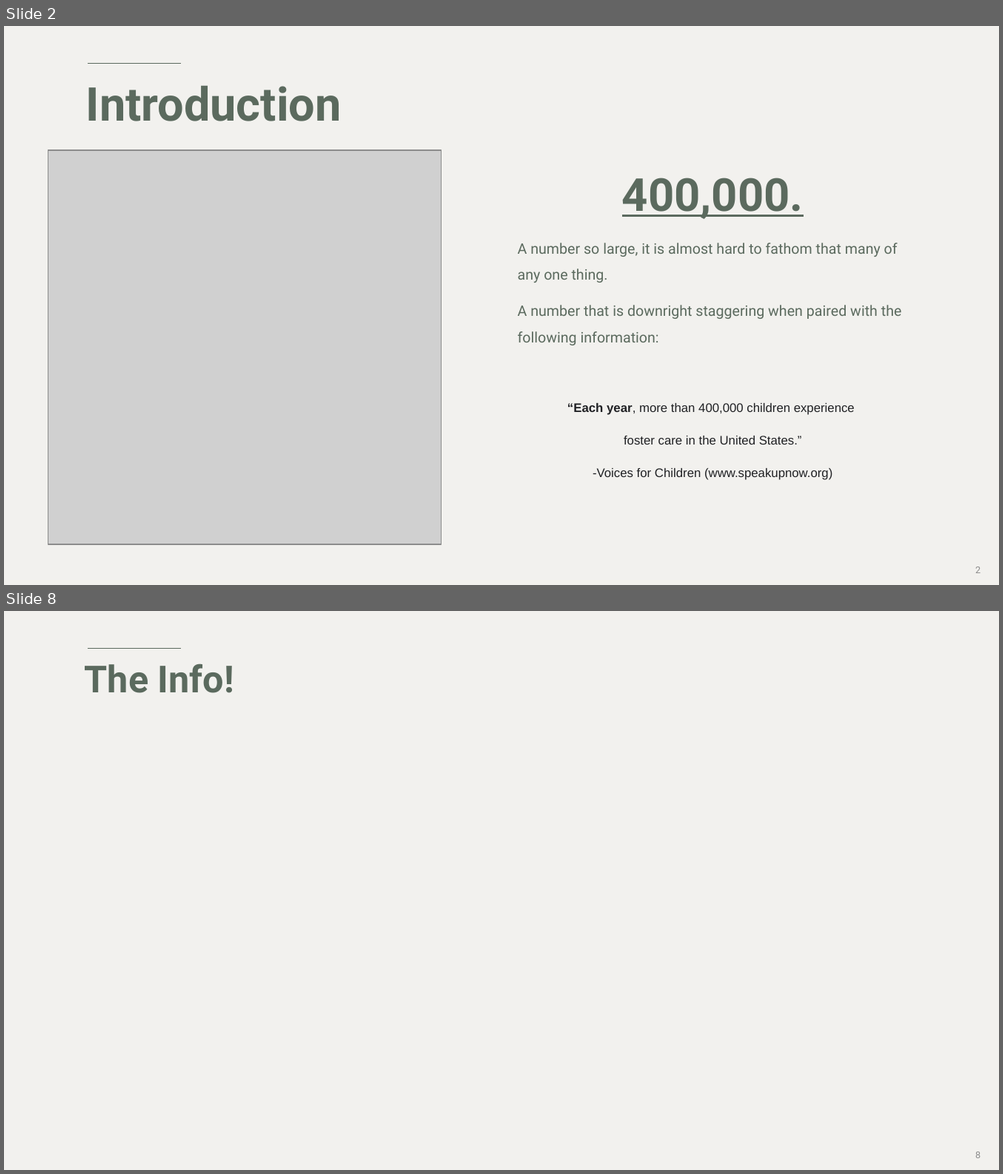
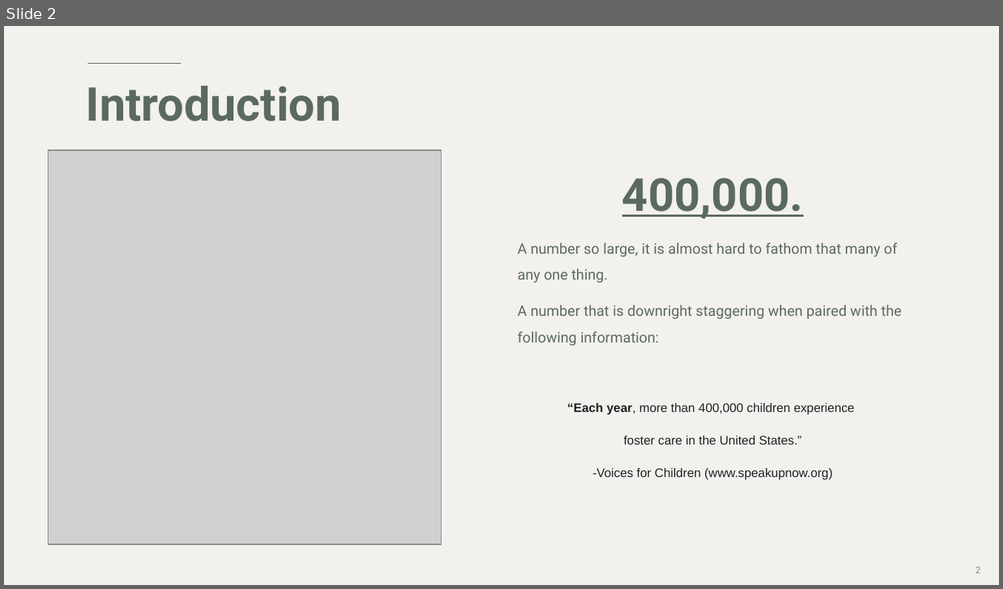
Before and after one commit to gemelodyyu/Trends-in-Foster-Care-and-Adoption, a slide deck: Power Point/Project 3-Trends in Foster Care.pptx. Shown one above the other, each under a label of ours: slides 2 and 8 before the commit, slide 2 after it; the slides between them are not shown. The pictures are 1003x1174 and 1003x589 pixels, drawn with LibreOffice and Linux fonts; fonts in the diff are those of the drawing; grey boxes stand for pictures. Boxes give left, top, right and bottom in pixels: in the first picture for what was removed or moved away, otherwise in the second. Text is boxed around its words. In the diff, an @@ line names an element or a change of style, - is before the commit and + after.

```diff
--- a/Power Point/Project 3-Trends in Foster Care.pptx
+++ b/Power Point/Project 3-Trends in Foster Care.pptx
@@ slide 8 removed at box(4, 611, 999, 1170), background #F2F1EE; not listed: 1 template element that a slide beside it also shows @@
@@ title removed at box(85, 664, 234, 693) @@
-The Info!
@@ page number removed at box(975, 1152, 980, 1159) @@
-8
```
Also in this commit, not shown: 6 slides changed, 5 slides added, 3 other slides removed.
